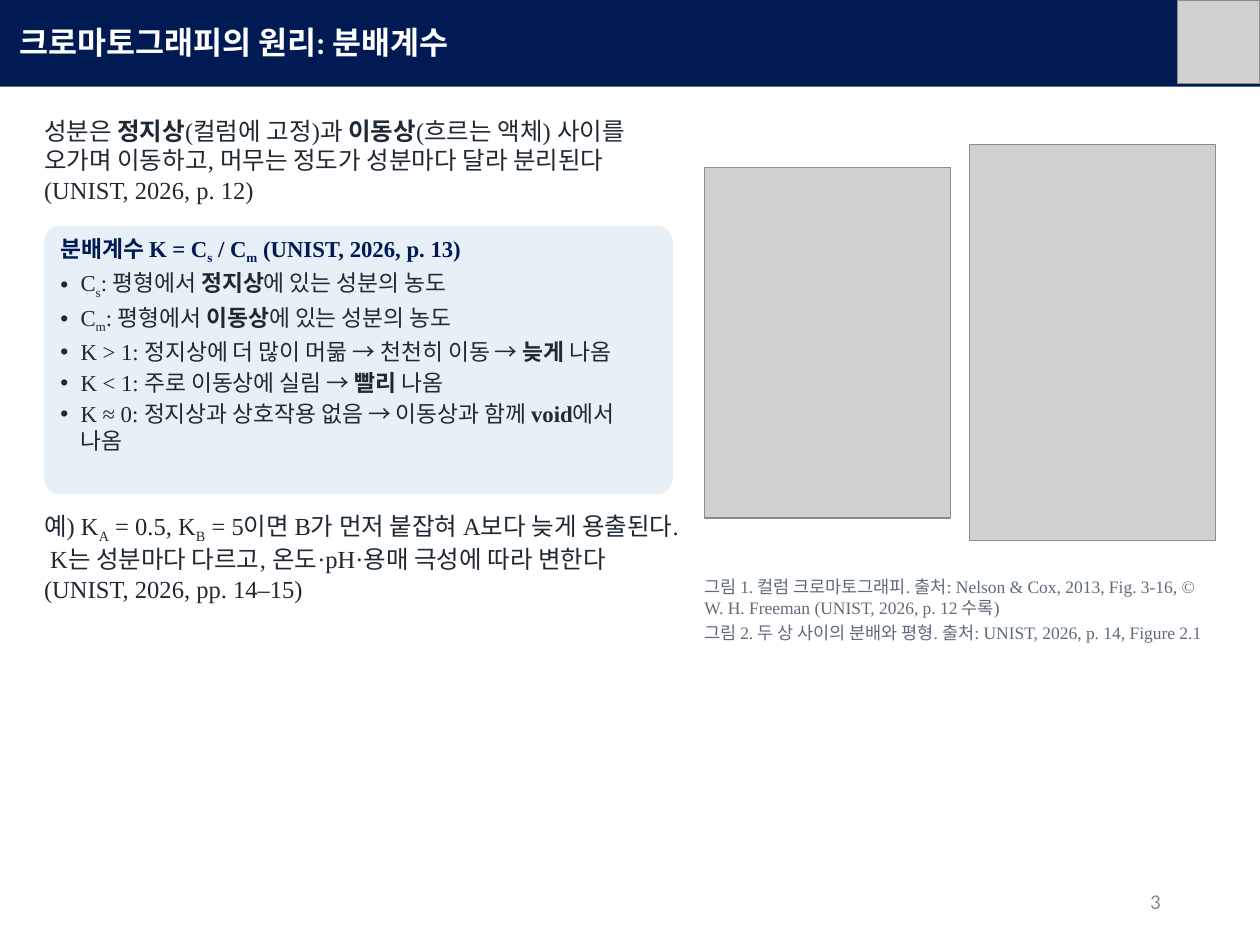
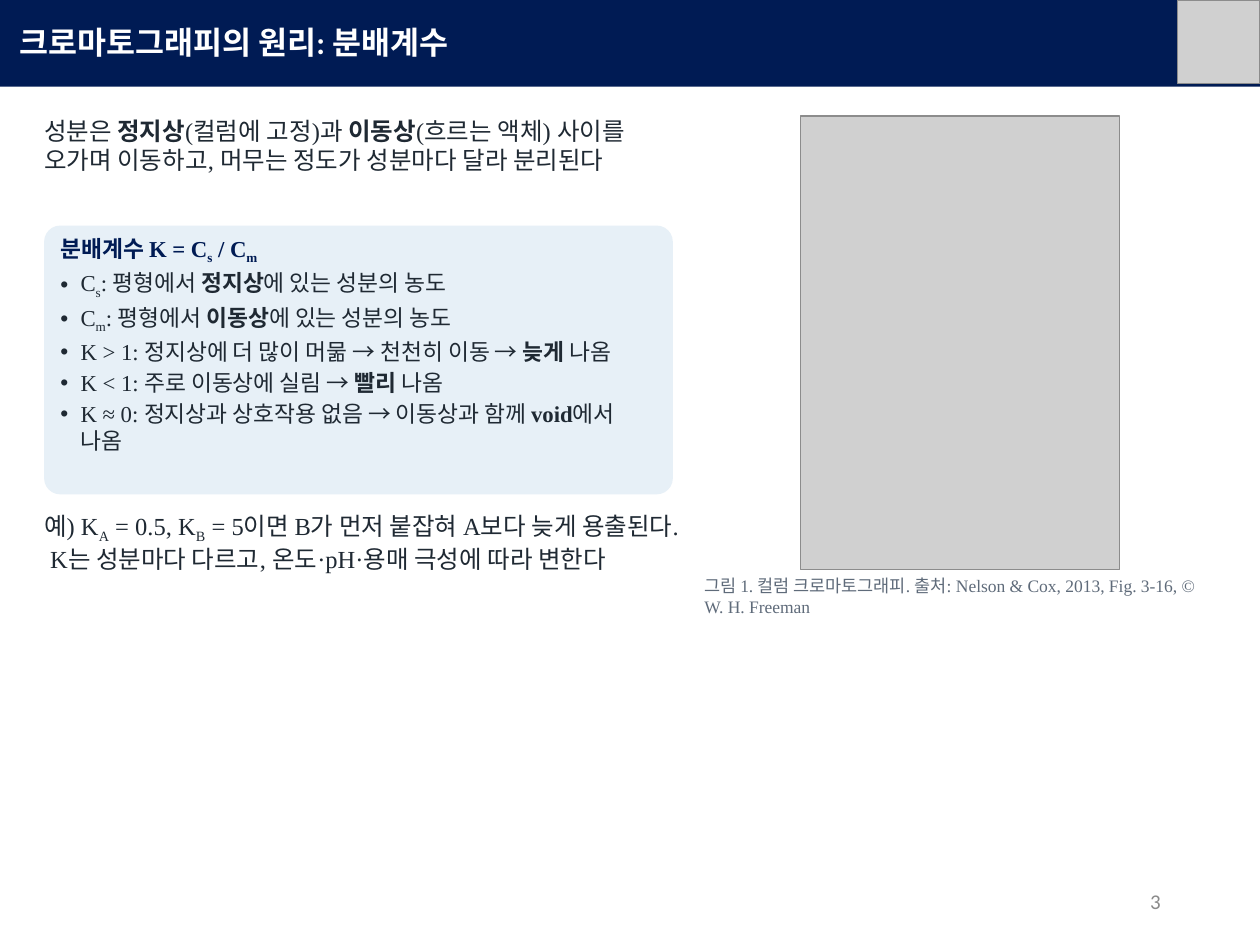
Before and after one commit to mingyu221/office, a slide deck: slide 3 of HPLC_formate_slides_KO.pptx. Drawn at 1260x945 pixels with LibreOffice and Linux fonts; fonts in the diff are those of the drawing; grey boxes stand for pictures. Boxes give left, top, right and bottom in pixels: in the first picture for what was removed or moved away, otherwise in the second. Text is boxed around its words. In the diff, an @@ line names an element or a change of style, - is before the commit and + after.

```diff
--- a/HPLC_formate_slides_KO.pptx
+++ b/HPLC_formate_slides_KO.pptx
@@ text at box(44, 119, 625, 173): text changed @@
-성분은 정지상(컬럼에 고정)과 이동상(흐르는 액체) 사이를 오가며 이동하고, 머무는 정도가 성분마다 달라 분리된다 (UNIST, 2026, p. 12)
+성분은 정지상(컬럼에 고정)과 이동상(흐르는 액체) 사이를 오가며 이동하고, 머무는 정도가 성분마다 달라 분리된다
@@ picture: place and size @@
-picture at box(704, 168, 950, 518)
+picture at box(801, 116, 1120, 570)
@@ picture removed at box(970, 145, 1216, 541) @@
@@ text at box(60, 238, 167, 259): text changed @@
-분배계수 K = Cs / Cm (UNIST, 2026, p. 13)
+분배계수 K = Cs / Cm
@@ text at box(44, 514, 679, 574): text changed @@
-예) KA = 0.5, KB = 5이면 B가 먼저 붙잡혀 A보다 늦게 용출된다. K는 성분마다 다르고, 온도·pH·용매 극성에 따라 변한다 (UNIST, 2026, pp. 14–15)
+예) KA = 0.5, KB = 5이면 B가 먼저 붙잡혀 A보다 늦게 용출된다. K는 성분마다 다르고, 온도·pH·용매 극성에 따라 변한다
@@ text at box(704, 577, 1177, 613): text changed @@
-그림 1. 컬럼 크로마토그래피. 출처: Nelson & Cox, 2013, Fig. 3-16, © W. H. Freeman (UNIST, 2026, p. 12 수록)
+그림 1. 컬럼 크로마토그래피. 출처: Nelson & Cox, 2013, Fig. 3-16, © W. H. Freeman
@@ text removed at box(704, 624, 1201, 643) @@
-그림 2. 두 상 사이의 분배와 평형. 출처: UNIST, 2026, p. 14, Figure 2.1
```
Also in this commit, not shown: 11 other slides changed, 3 other files.
